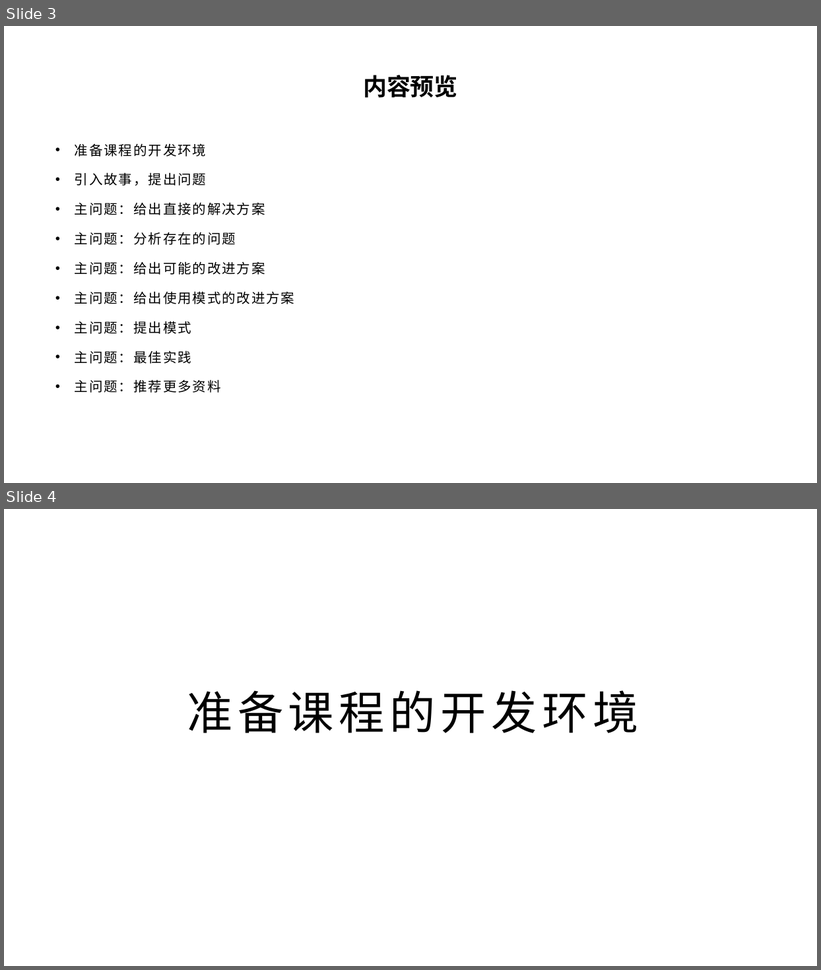
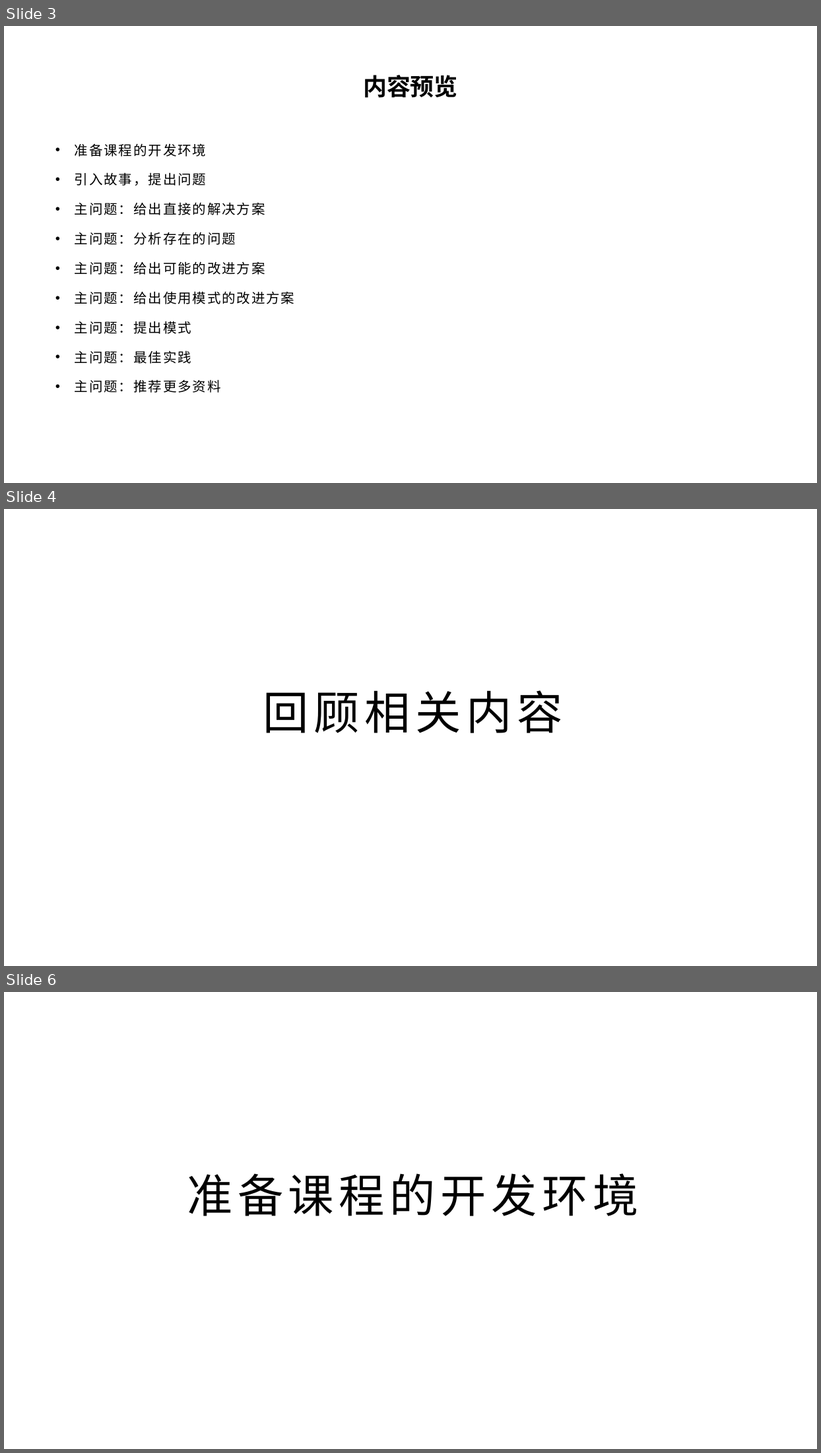
Before and after one commit to yyc-git/3DProgramPattern, a slide deck: packages/依赖隔离模式/依赖隔离模式.pptx. Shown one above the other, each under a label of ours: slides 3 and 4 before the commit, slides 3, 4 and 6 after it; the slides between them are not shown. The pictures are 821x970 and 821x1453 pixels, drawn with LibreOffice and Linux fonts; fonts in the diff are those of the drawing; background and template pictures are left out. Boxes give left, top, right and bottom in pixels: in the first picture for what was removed or moved away, otherwise in the second. Text is boxed around its words. In the diff, an @@ line names an element or a change of style, - is before the commit and + after.

```diff
--- a/packages/依赖隔离模式/依赖隔离模式.pptx
+++ b/packages/依赖隔离模式/依赖隔离模式.pptx
@@ slide 4 added at box(4, 509, 817, 966), background picture (left out) @@
@@ title added at box(263, 691, 563, 733), 54 pt, text #000000 @@
+回顾相关内容
@@ what was slide 4 is now slide 6 @@
```
Also in this commit, not shown: 1 other slide added, 1 other file.
